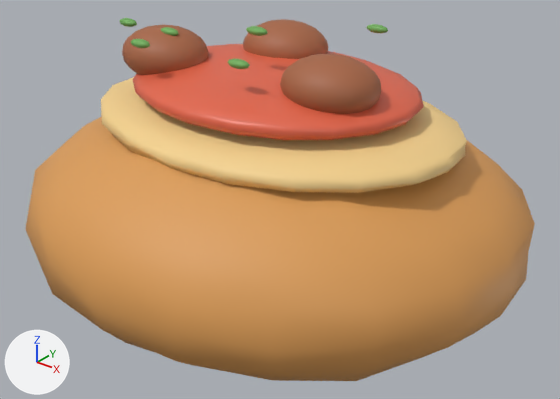
The glTF model models/catch_breads/bread_mexican.glb, before and after one commit.
The view is the same before and after, from a camera (50 mm lens) standing at (0.694, -0.851, 0.542) and looking at (0.02, -0.009, 0.02). Arrows for +X, +Y and +Z are at lower left; the lights stay in place. The first picture is the older version. Where no turn or scale is listed for an object, it has been applied to the vertices.

Objects in the first picture: 'ふっくらした生地.007', 'ピリ辛トマトソース', 'メキシカンの具', 'メキシカンの具.001', 'メキシカンの具.002', '具材を載せるくぼみ.007', '香草', '香草.001', '香草.002', '香草.003', '香草.004', '香草.005'.
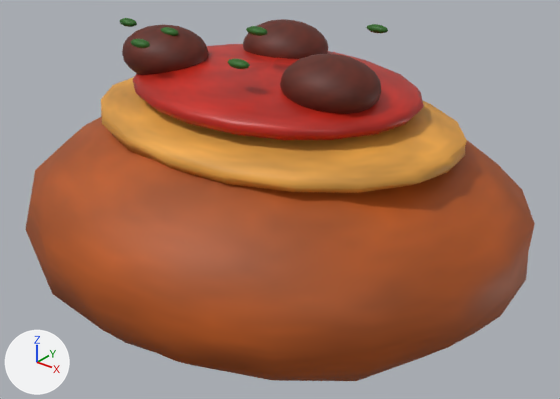
The change, as a diff of the scene's bpy script:
```diff
--- a/models/catch_breads/bread_mexican.glb.py
+++ b/models/catch_breads/bread_mexican.glb.py
@@ img_material_09 @@
+img_material_09 = load_image('material_09', '_unpacked/material_09', 64, 64, 'sRGB')
@@ img_material_17 @@
+img_material_17 = load_image('material_17', '_unpacked/material_17', 64, 64, 'sRGB')
@@ img_material_08 @@
+img_material_08 = load_image('material_08', '_unpacked/material_08', 64, 64, 'sRGB')
@@ img_material_03 @@
+img_material_03 = load_image('material_03', '_unpacked/material_03', 64, 64, 'sRGB')
@@ img_material_02 @@
+img_material_02 = load_image('material_02', '_unpacked/material_02', 64, 64, 'sRGB')
@@ mat_焼きたての山吹色 @@
 mat_焼きたての山吹色 = principled_material('焼きたての山吹色')
-mat_焼きたての山吹色.base_color = (0.72, 0.34, 0.095)  # orange #dd9e57
+mat_焼きたての山吹色.texture = img_material_02
 mat_焼きたての山吹色.roughness = 0.58
@@ mat_薄焼きの生地 @@
 mat_薄焼きの生地 = principled_material('薄焼きの生地')
-mat_薄焼きの生地.base_color = (0.92, 0.65, 0.27)  # beige #f6d38e
+mat_薄焼きの生地.texture = img_material_03
 mat_薄焼きの生地.roughness = 0.58
@@ mat_トマト_ジャム @@
 mat_トマト_ジャム = principled_material('トマト・ジャム')
-mat_トマト_ジャム.base_color = (0.77, 0.13, 0.065)  # red #e36548
+mat_トマト_ジャム.texture = img_material_08
 mat_トマト_ジャム.roughness = 0.42
@@ mat_焼いたパティ @@
 mat_焼いたパティ = principled_material('焼いたパティ')
-mat_焼いたパティ.base_color = (0.39, 0.13, 0.055)  # brown #a86542
+mat_焼いたパティ.texture = img_material_17
 mat_焼いたパティ.roughness = 0.58
@@ mat_青菜_ハーブ @@
 mat_青菜_ハーブ = principled_material('青菜・ハーブ')
-mat_青菜_ハーブ.base_color = (0.16, 0.42, 0.1)  # green #6fad59
+mat_青菜_ハーブ.texture = img_material_09
 mat_青菜_ハーブ.roughness = 0.58
```

What differs and where, as boxes [x1, y1, x2, y2] in the pictures (560 x 399 px):
'ふっくらした生地.007', surface changed (orange to brown): [25, 117, 535, 381] in both
'具材を載せるくぼみ.007', surface changed (beige to orange): [101, 77, 467, 193] in both
'ピリ辛トマトソース', surface changed (darker): [133, 44, 424, 140] in both
'メキシカンの具.002', surface changed (darker): [280, 54, 381, 114] in both
'メキシカンの具', surface changed (darker): [122, 25, 209, 75] in both
'メキシカンの具.001', surface changed (darker): [243, 19, 328, 59] in both
'香草.005', surface changed (darker): [227, 59, 250, 69] in both
'香草.001', surface changed (darker): [246, 26, 268, 36] in both
'香草', surface changed: [366, 24, 388, 33] in both
'香草.002', surface changed: [131, 39, 150, 48] in both
'香草.004', surface changed: [119, 18, 137, 27] in both
'香草.003', surface changed: [161, 27, 179, 36] in both
